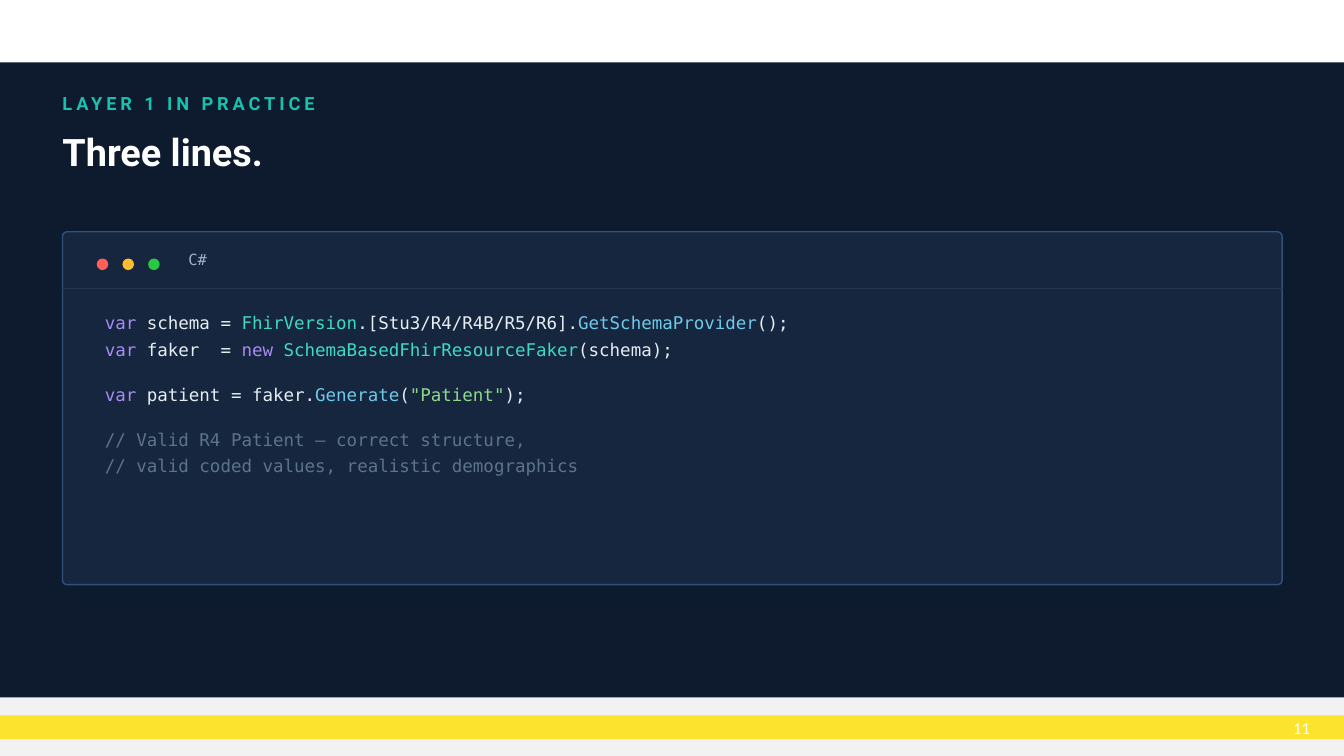
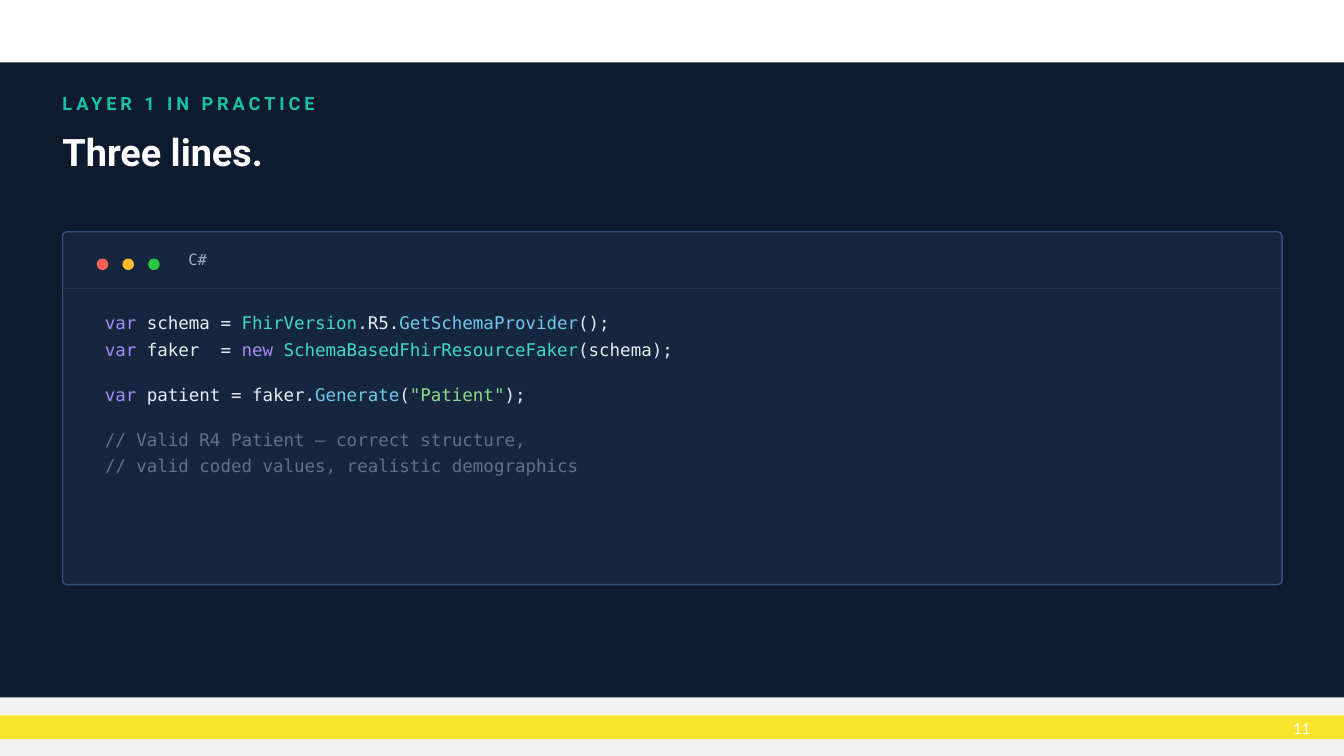
Before and after one commit to brendankowitz/FHIRDevDays2026, a slide deck: slide 12 of talks/talk2-fhir-fakes/DD26_CT_260617_Brendan-Kowitz_FhirFakes-dotNET.pptx. Drawn at 1344x756 pixels with LibreOffice and Linux fonts; fonts in the diff are those of the drawing; background and template pictures are left out. Boxes give left, top, right and bottom in pixels: in the first picture for what was removed or moved away, otherwise in the second. Text is boxed around its words. In the diff, an @@ line names an element or a change of style, - is before the commit and + after.

```diff
--- a/talks/talk2-fhir-fakes/DD26_CT_260617_Brendan-Kowitz_FhirFakes-dotNET.pptx
+++ b/talks/talk2-fhir-fakes/DD26_CT_260617_Brendan-Kowitz_FhirFakes-dotNET.pptx
@@ text at (x1=105, y1=316, x2=610, y2=332): text changed; text colour #E6EDF3 to #6FC9EA @@
-var schema = FhirVersion.[Stu3/R4/R4B/R5/R6].GetSchemaProvider();
+var schema = FhirVersion.R5.GetSchemaProvider();
```
Also in this commit, not shown: 11 other slides changed, 4 slides added, 2 slides removed, 13 other files.
